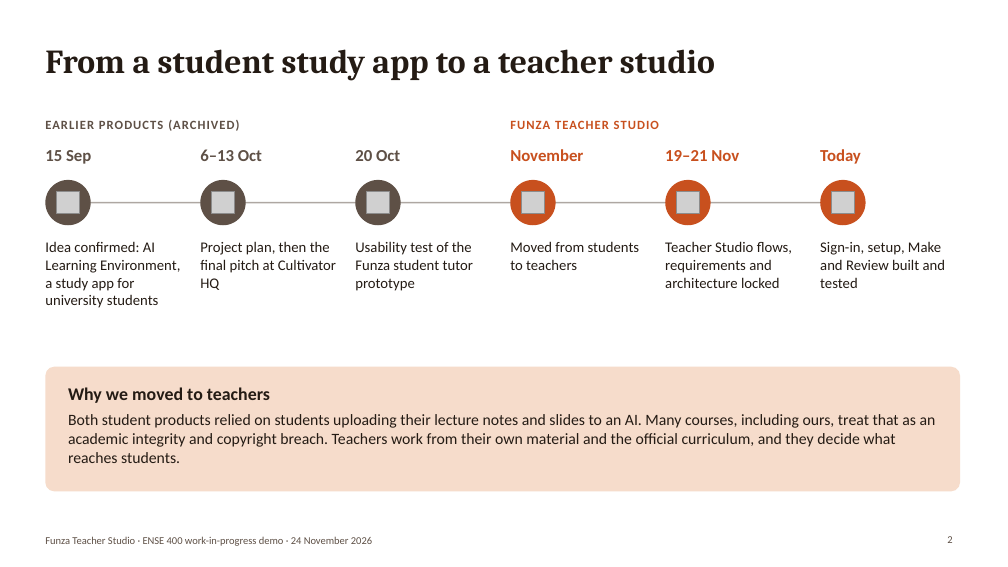
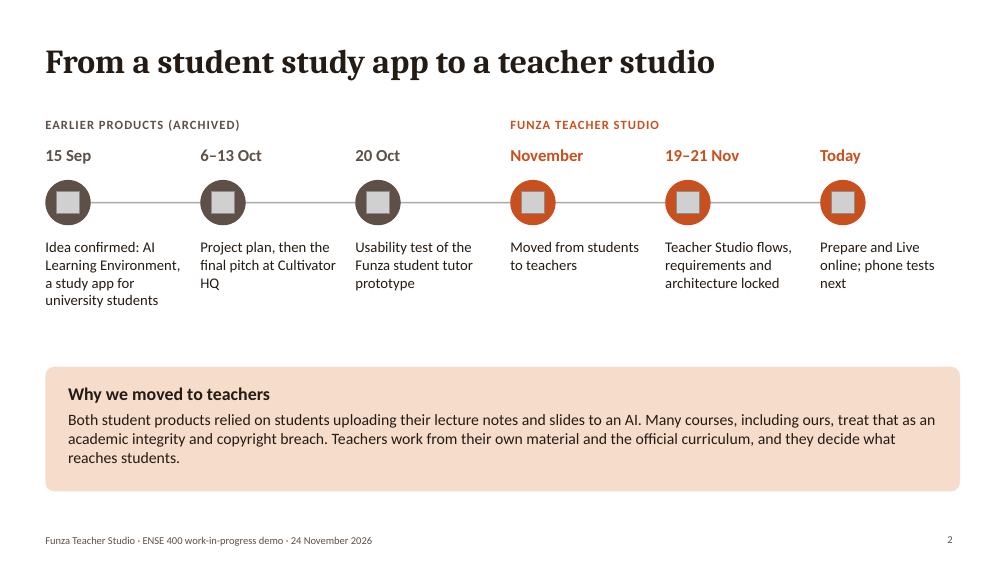
Before and after one commit to Binborg1/Final-2027, a slide deck: slide 2 of docs/06_presentations/01_work_in_progress_demo/01_work_in_progress_demo.pptx. Drawn at 1008x567 pixels with LibreOffice and Linux fonts; fonts in the diff are those of the drawing; grey boxes stand for pictures. Boxes give left, top, right and bottom in pixels: in the first picture for what was removed or moved away, otherwise in the second. Text is boxed around its words. In the diff, an @@ line names an element or a change of style, - is before the commit and + after.

```diff
--- a/docs/06_presentations/01_work_in_progress_demo/01_work_in_progress_demo.pptx
+++ b/docs/06_presentations/01_work_in_progress_demo/01_work_in_progress_demo.pptx
@@ text at (x1=820, y1=242, x2=934, y2=288): text changed @@
-Sign-in, setup, Make and Review built and tested
+Prepare and Live online; phone tests next
```
Also in this commit, not shown: 7 other slides changed, 1 slide added, 2 slides removed, 3 other files.
